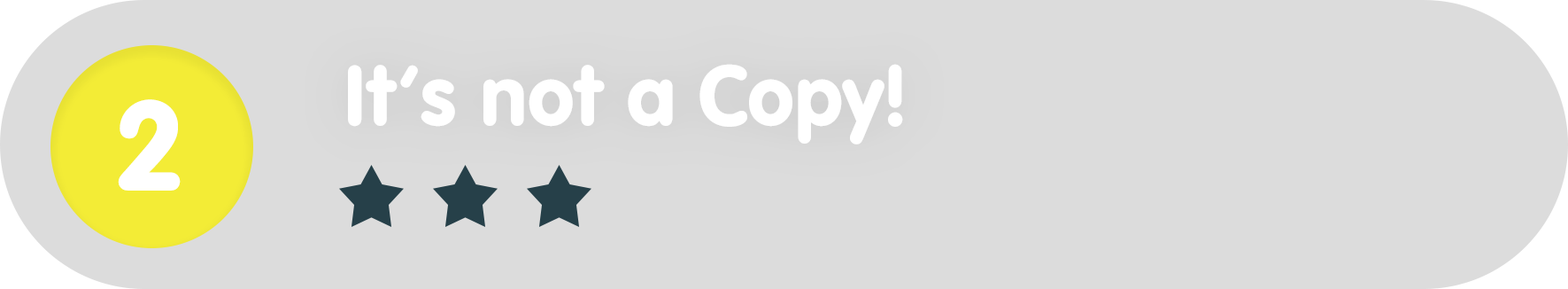
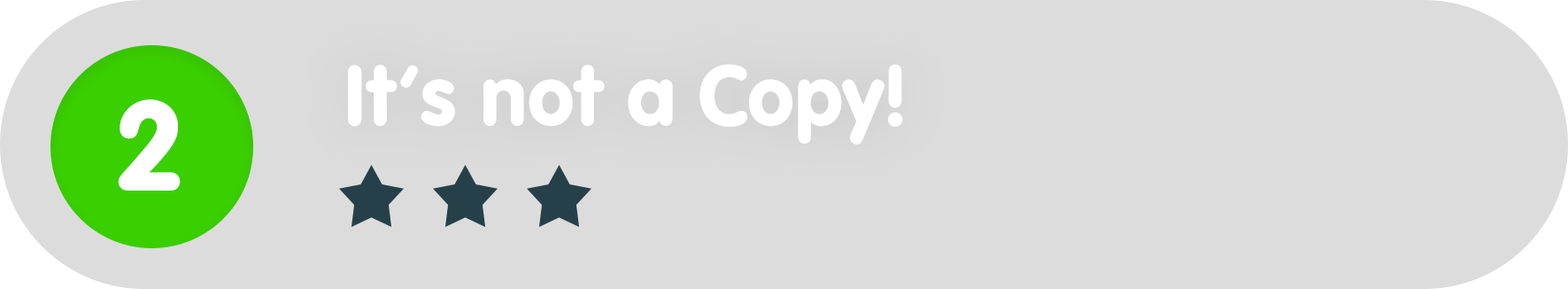
The second 1568 x 289 image is a revision of the first. Changes to its layers:
painted on "Ellipse_green" over [50, 45, 254, 248]
